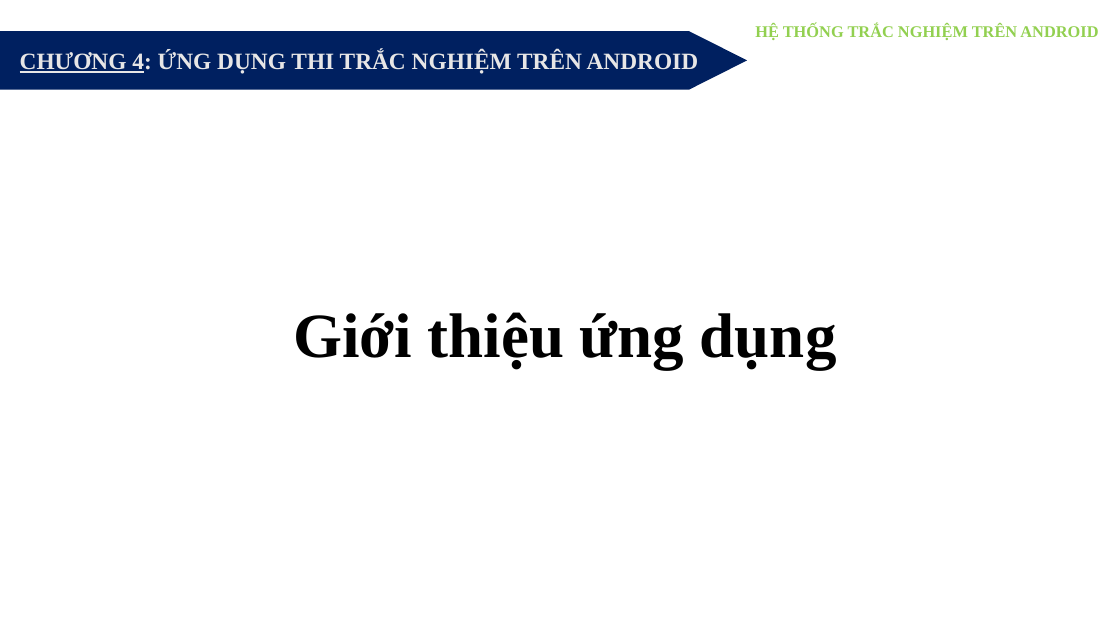
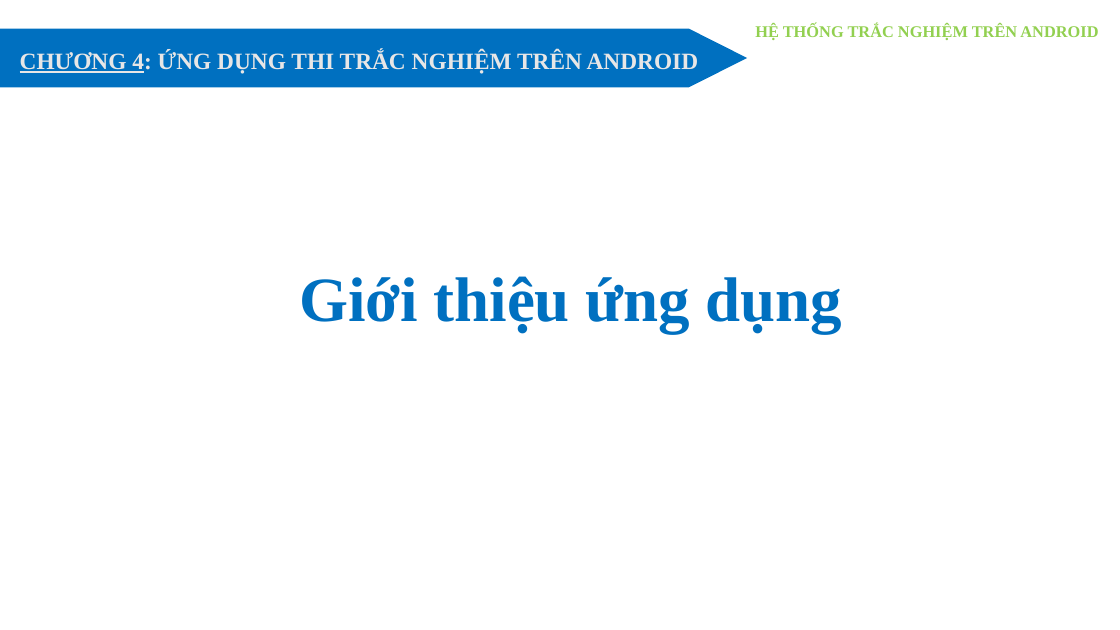
Before and after one commit to khanhcdt17/DoAnCoSo, a slide deck: slide 26 of WP.pptx. Drawn at 1120x630 pixels with LibreOffice and Linux fonts; fonts in the diff are those of the drawing. Boxes give left, top, right and bottom in pixels: in the first picture for what was removed or moved away, otherwise in the second. Text is boxed around its words. In the diff, an @@ line names an element or a change of style, - is before the commit and + after.

```diff
--- a/WP.pptx
+++ b/WP.pptx
@@ freeform shape at [0, 29, 747, 87]: fill #002060 to #0070C0; outline redrawn @@
@@ text "Giới thiệu ứng dụng": place and size @@
-text "Giới thiệu ứng dụng" at [293, 312, 837, 369]
+text "Giới thiệu ứng dụng" at [299, 276, 843, 333]
@@ text "Giới thiệu ứng dụng" at [299, 276, 843, 333]: text colour #000000 to #0070C0 @@
```
Also in this commit, not shown: 5 other slides changed, 2 slides added, 1 slide removed, 53 other files.
